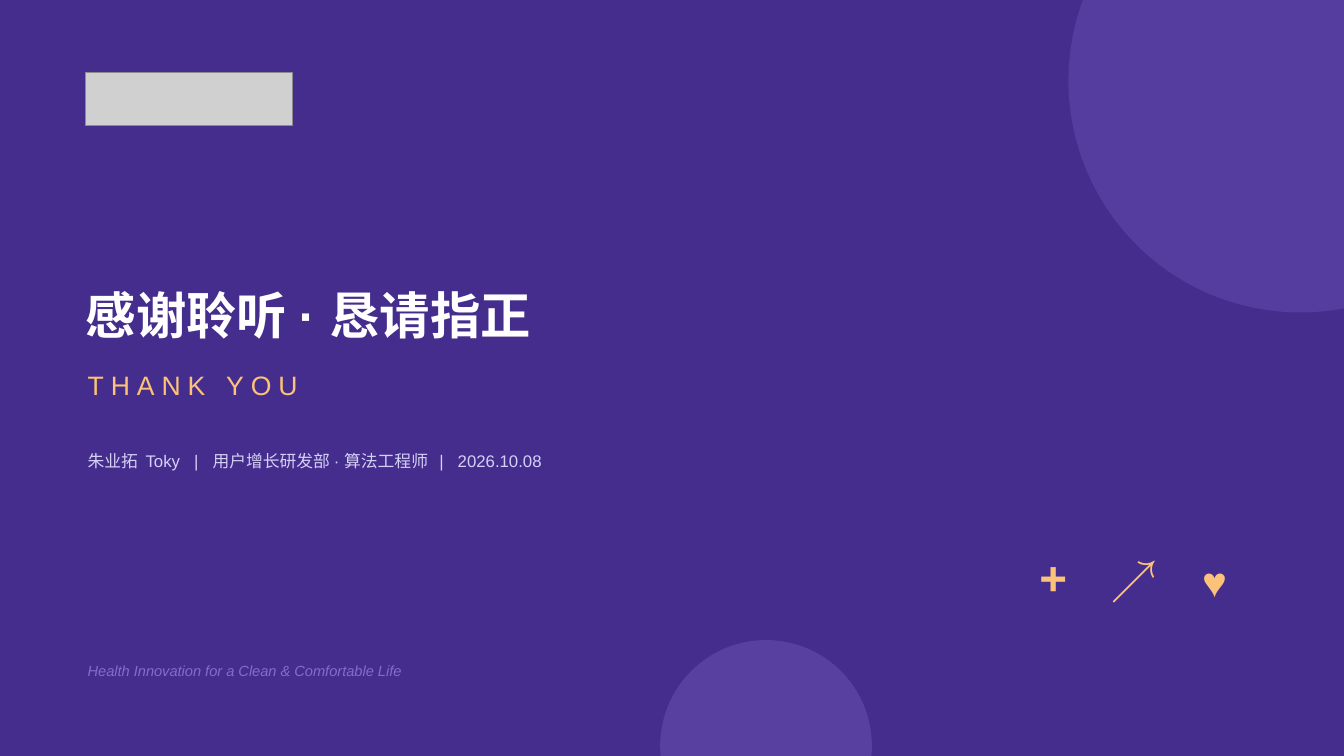
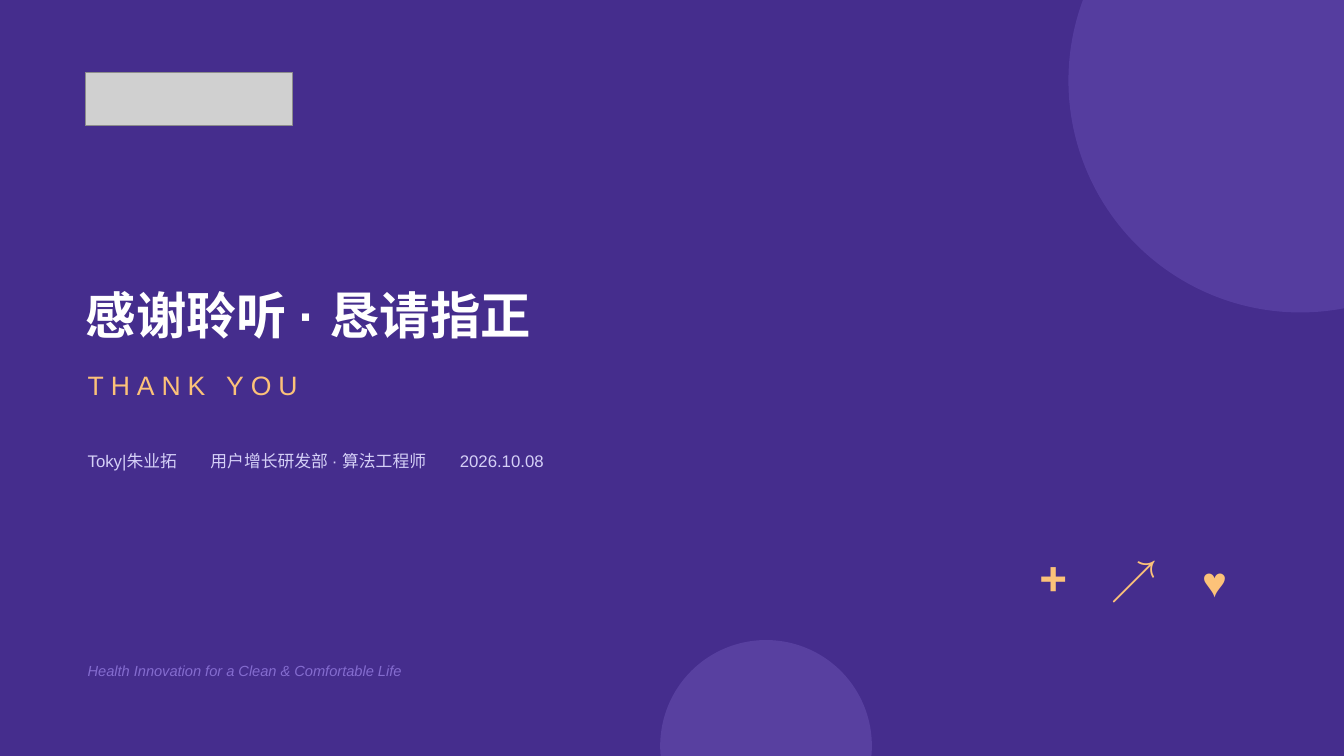
Before and after one commit to zhuyetuo/workplace_soft_skills, a slide deck: slide 17 of 转正述职/转正述职报告-朱业拓.pptx. Drawn at 1344x756 pixels with LibreOffice and Linux fonts; fonts in the diff are those of the drawing; grey boxes stand for pictures. Boxes give left, top, right and bottom in pixels: in the first picture for what was removed or moved away, otherwise in the second. Text is boxed around its words. In the diff, an @@ line names an element or a change of style, - is before the commit and + after.

```diff
--- a/转正述职/转正述职报告-朱业拓.pptx
+++ b/转正述职/转正述职报告-朱业拓.pptx
@@ text at (88, 453, 544, 471): text changed @@
-朱业拓 Toky | 用户增长研发部 · 算法工程师 | 2026.10.08
+Toky|朱业拓 用户增长研发部 · 算法工程师 2026.10.08
```
Also in this commit, not shown: 2 other slides changed, 1 other file.
